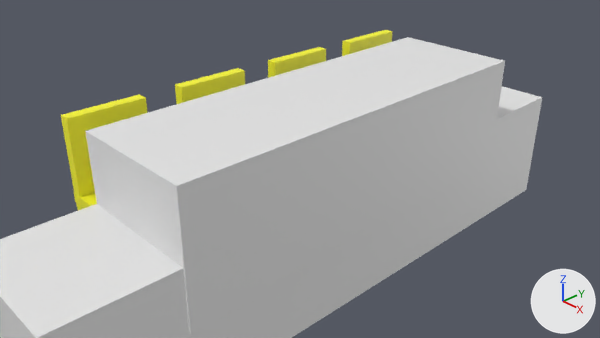
Renders of the Blender file theroom/excersizes/teater/seatrow_yellow.blend from each side of a commit.
Rendered twice from the file's camera 'Camera'. The axes (+X, +Y, +Z) are drawn at lower right. The lights are the same throughout.

The first picture shows '4chair.001', 'carpet.zone', 'front.zone'.
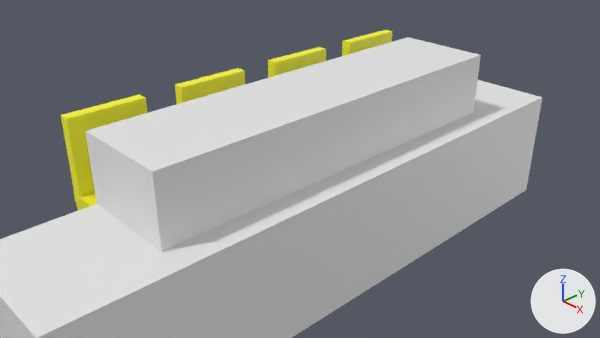
Commit message: More fixings - adjusted size of front.zone

Pixel boxes (x1, y1, x2, y2) of what changed, in the pictures (600 x 338 px):
'front.zone', moved, rescaled
    before: (85, 37, 505, 333)
    after: (85, 37, 481, 252)

The edits, one by one:
Object 'front.zone' (ob_front_zone) moves from (1.05, 0.047, 1.065) to (0.812, 0.047, 1.065).
Object 'front.zone' (ob_front_zone) is rescaled from (-1.03, 3.27, 1.0) to (-0.792, 3.27, 1.0).
